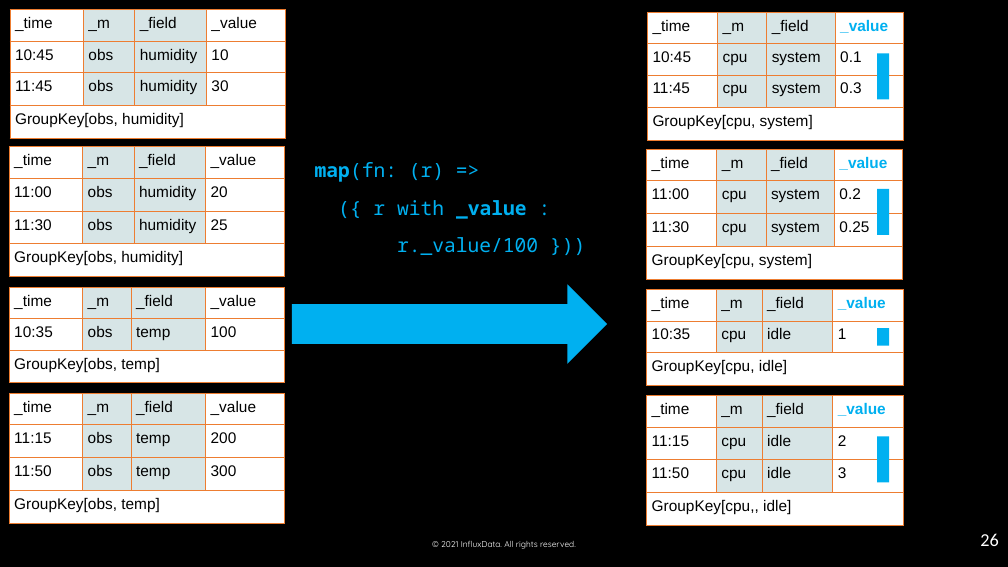
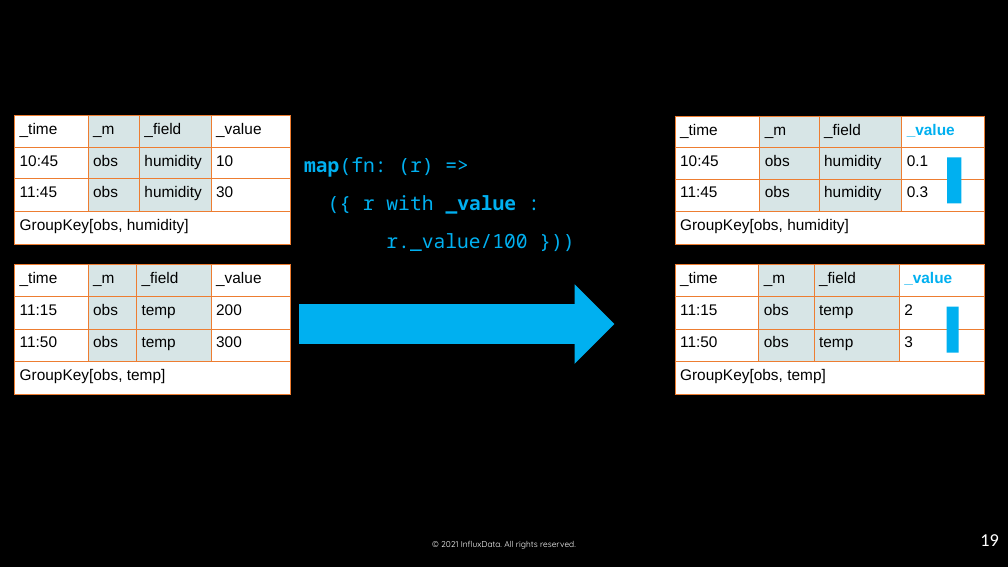
Before and after one commit to influxdata/influxdb-university, a slide deck: slide 19 of Training-material/day 1/04_advanced-data-analysis-map-UDF.pptx (slide 26 before the commit). Drawn at 1008x567 pixels with LibreOffice and Linux fonts; fonts in the diff are those of the drawing; background and template pictures are left out. Boxes give left, top, right and bottom in pixels: in the first picture for what was removed or moved away, otherwise in the second. Text is boxed around its words. In the diff, an @@ line names an element or a change of style, - is before the commit and + after.

```diff
--- a/Training-material/day 1/04_advanced-data-analysis-map-UDF.pptx
+++ b/Training-material/day 1/04_advanced-data-analysis-map-UDF.pptx
@@ rectangle removed at <box>877,53,889,100</box> @@
@@ table: place and size @@
-table at <box>10,10,285,341</box>
+table at <box>15,116,290,244</box>
@@ table at <box>675,116,985,244</box> @@
-row 2, column 2: cpu
+row 2, column 2: obs
-row 2, column 3: system
+row 2, column 3: humidity
-row 3, column 2: cpu
+row 3, column 2: obs
-row 3, column 3: system
+row 3, column 3: humidity
-row 4, column 1: GroupKey[cpu, system]
+row 4, column 1: GroupKey[obs, humidity]
@@ table: place and size @@
-table at <box>647,12,904,343</box>
+table at <box>675,116,985,244</box>
@@ table removed at <box>9,147,284,478</box>, 4 rows, 4 columns @@
-_time | _m | _field | _value
-11:00 | obs | humidity | 20
-11:30 | obs | humidity | 25
-GroupKey[obs, humidity] |  |  | 
@@ text "map(fn: (r) => ({ r ...": place and size @@
-text "map(fn: (r) => ({ r ..." at <box>315,162,538,255</box>
+text "map(fn: (r) => ({ r ..." at <box>304,157,527,251</box>
@@ table removed at <box>647,149,904,480</box>, 4 rows, 4 columns @@
-_time | _m | _field | _value
-11:00 | cpu | system | 0.2
-11:30 | cpu | system | 0.25
-GroupKey[cpu, system] |  |  | 
@@ rectangle: place and size @@
-rectangle at <box>877,188,889,235</box>
+rectangle at <box>948,157,962,204</box>
@@ table: place and size @@
-table at <box>9,393,284,567</box>
+table at <box>15,265,290,395</box>
@@ table at <box>675,265,984,395</box> @@
-row 2, column 2: cpu
+row 2, column 2: obs
-row 2, column 3: idle
+row 2, column 3: temp
-row 3, column 2: cpu
+row 3, column 2: obs
-row 3, column 3: idle
+row 3, column 3: temp
-row 4, column 1: GroupKey[cpu,, idle]
+row 4, column 1: GroupKey[obs, temp]
@@ table: place and size @@
-table at <box>647,396,903,567</box>
+table at <box>675,265,984,395</box>
@@ table removed at <box>9,287,284,567</box>, 3 rows, 4 columns @@
-_time | _m | _field | _value
-10:35 | obs | temp | 100
-GroupKey[obs, temp] |  |  | 
@@ freeform shape: place and size @@
-freeform shape at <box>291,284,607,364</box>
+freeform shape at <box>299,284,615,364</box>
@@ table removed at <box>647,289,903,567</box>, 3 rows, 4 columns @@
-_time | _m | _field | _value
-10:35 | cpu | idle | 1
-GroupKey[cpu, idle] |  |  | 
@@ rectangle removed at <box>877,329,889,346</box> @@
@@ rectangle: place and size @@
-rectangle at <box>877,436,889,483</box>
+rectangle at <box>947,306,959,353</box>
@@ page number at <box>783,391,803,395</box>: text changed @@
-26
+19
@@ page number at <box>980,534,998,546</box>: text changed @@
-26
+19
```
Also in this commit, not shown: 15 other slides changed, 4 slides added, 7 slides removed, 21 other files.
